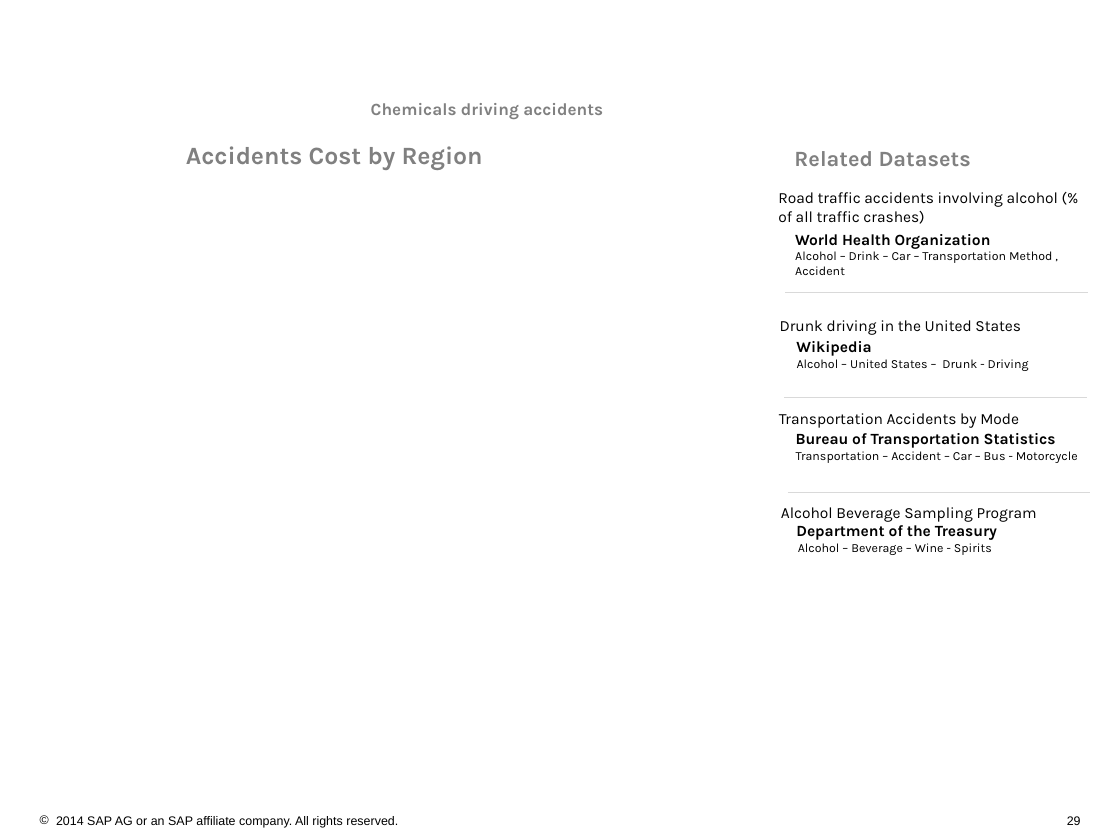
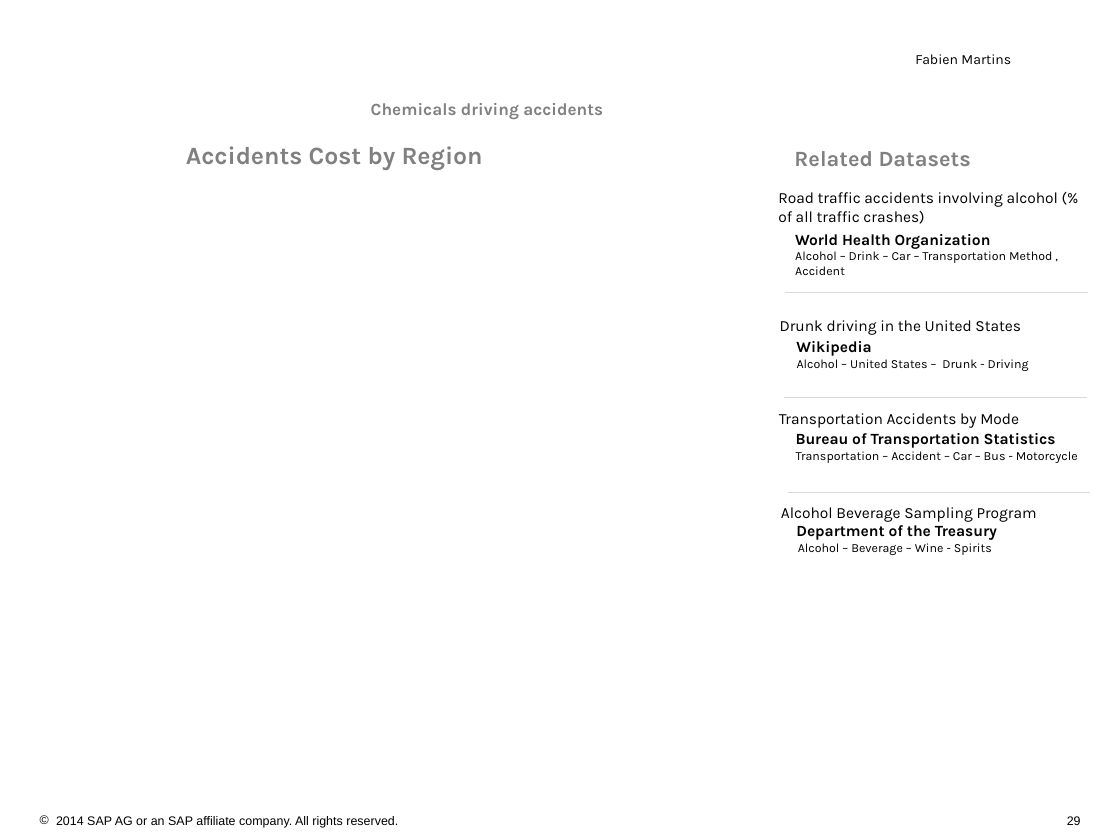
Before and after one commit to S-c-H-i-Z-o/PhD, a slide deck: slide 29 of Progress Reports CIFRE & Workplans/PhD Interim Report/presentation/Self-Service Data Provisioning through Semantic Enrichment of Data - Updated.pptx. Drawn at 1120x840 pixels with LibreOffice and Linux fonts; fonts in the diff are those of the drawing; background and template pictures are left out. Boxes give left, top, right and bottom in pixels: in the first picture for what was removed or moved away, otherwise in the second. Text is boxed around its words. In the diff, an @@ line names an element or a change of style, - is before the commit and + after.

```diff
--- a/Progress Reports CIFRE & Workplans/PhD Interim Report/presentation/Self-Service Data Provisioning through Semantic Enrichment of Data - Updated.pptx
+++ b/Progress Reports CIFRE & Workplans/PhD Interim Report/presentation/Self-Service Data Provisioning through Semantic Enrichment of Data - Updated.pptx
@@ text added at (915,54,1011,64), 9 pt, text #000000 @@
+Fabien Martins
```
Also in this commit, not shown: 6 other slides changed, 20 other files.
